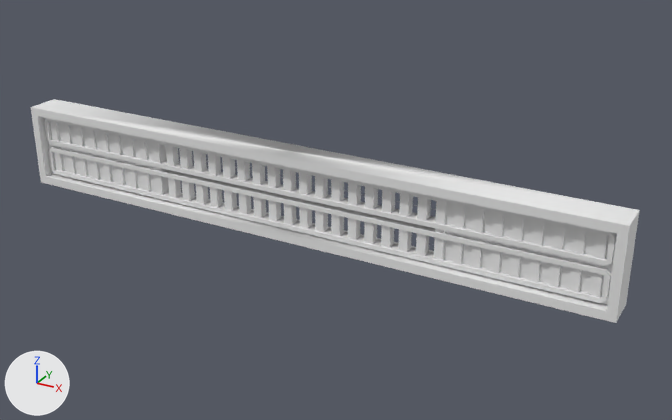
One commit to the OBJ model mccore/src/main/resources/assets/ivv/objmodels/parts/broker_grille_mitchell.obj: the scene before it, then after it.
Rendered twice from a 50 mm lens placed at (1.56, -2.5, 1.24), pointed at (0.13, 0.1, -0.06). The lights are fixed; the arrows at lower left show +X, +Y and +Z. Where no turn or scale is listed for an object, it has been applied to the vertices. Vertices at the same position are counted once.

The first picture shows 'LeftHeadLightCover', 'RightHeadLightCover', 'group0'.
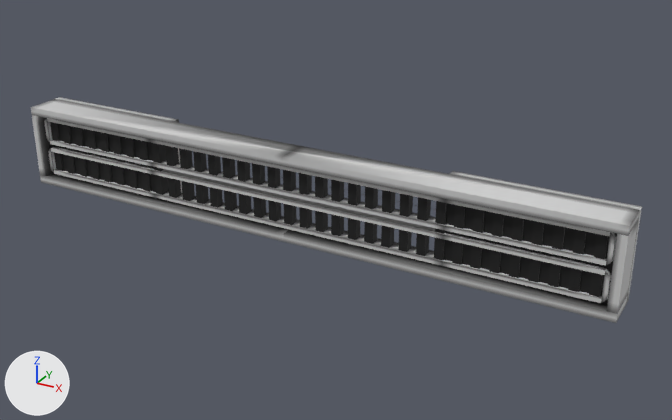
Boxes [x1, y1, x2, y2] around the edits, measured in the pictures (672 x 420 px; the box of a moved part takes in the faces that stretch with it):
'group0', surface changed, reshaped: before [31, 99, 640, 323]; after [31, 97, 642, 323]
'LeftHeadLightCover', surface changed: [442, 199, 617, 305] in both
'RightHeadLightCover', surface changed: [44, 118, 156, 198] in both
part 1 of me_group0, moved or reshaped (not visible before): after [56, 97, 182, 193]
part 2 of me_group0, moved or reshaped (not visible before): after [449, 171, 642, 304]

What changed in the scene script:
```text
Add img_broker_grille_mitchell_png:
    img_broker_grille_mitchell_png = load_image('broker_grille_mitchell.png', '../../textures/parts/broker_grille_mitchell.png', 64, 64, 'sRGB')
Change mat_m_4ae8cd44_90aa_451d_5db3_cde9254b0bd8:
    remove mat_m_4ae8cd44_90aa_451d_5db3_cde9254b0bd8.base_color = (0.8, 0.8, 0.8)  # white #e7e7e7
    add mat_m_4ae8cd44_90aa_451d_5db3_cde9254b0bd8.texture = img_broker_grille_mitchell_png
    mat_m_4ae8cd44_90aa_451d_5db3_cde9254b0bd8.roughness: 1.0 -> 0.693
Change me_group0:
    used by ob_group0; location = (0.0, 0.0, 0.0)
    remove me_group0.from_pydata(...)  # 410 vertices, 300 faces; spans x -1.14..1.14, y -0.03..0.13, z -0.16..0.16
    add me_group0.from_pydata(...)  # 410 vertices, 309 faces; spans x -1.14..1.14, y -0.03..0.16, z -0.16..0.16
    me_group0 part 1: 16 vertices removed from x -1.12..-0.56, y 0.09..0.13, z -0.14..0.14; 14 vertices added at x -1.14..-0.55, y 0.09..0.16, z -0.16..0.16
    me_group0 part 2: 16 vertices removed from x 0.56..1.12, y 0.09..0.13, z -0.14..0.14; 14 vertices added at x 0.55..1.14, y 0.09..0.16, z -0.16..0.16
```
